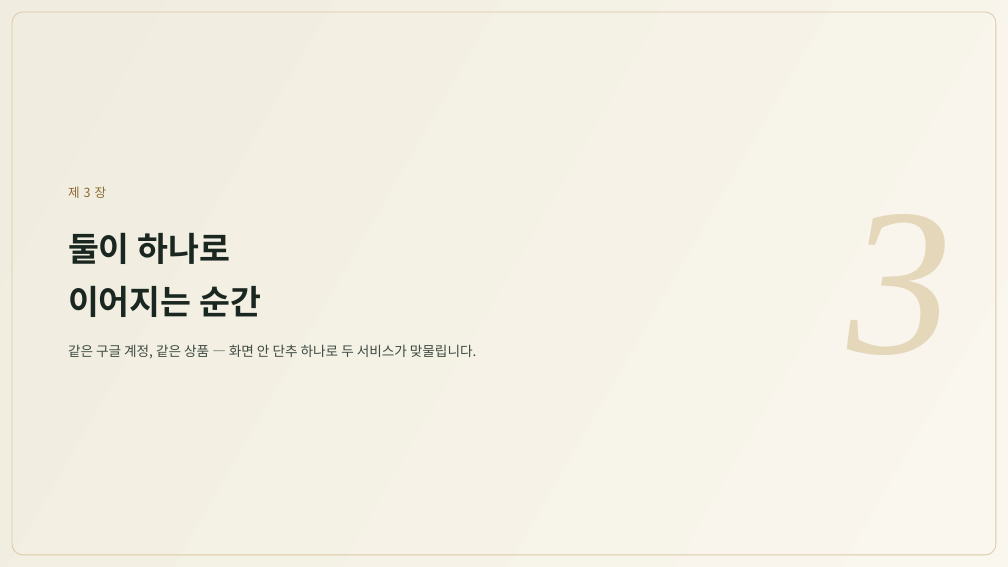
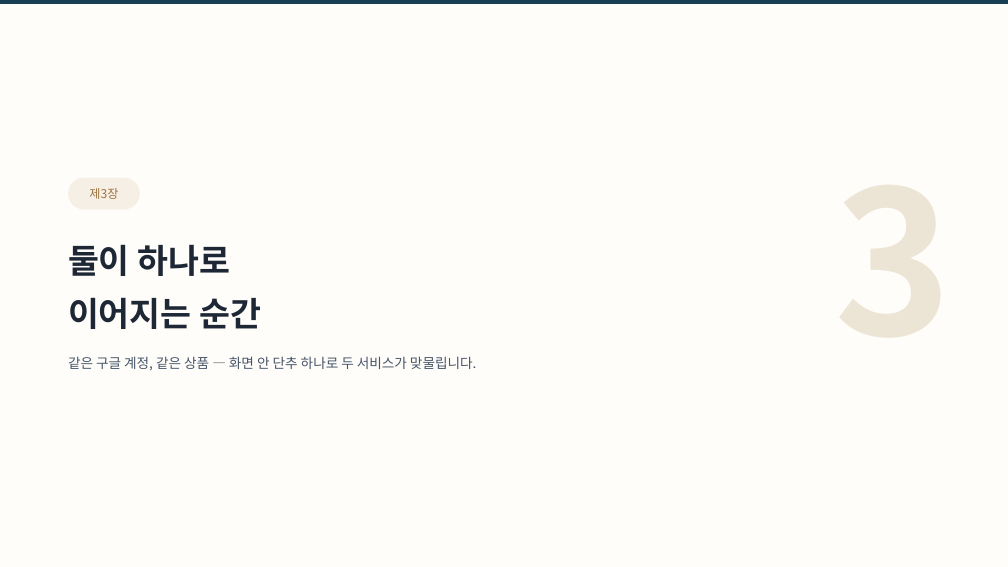
Before and after one commit to ramiteacher/searchmaster-x-freecanvas, a slide deck: slide 14 of slides.pptx. Drawn at 1008x567 pixels with LibreOffice and Linux fonts; fonts in the diff are those of the drawing. Boxes give left, top, right and bottom in pixels: in the first picture for what was removed or moved away, otherwise in the second. Text is boxed around its words. In the diff, an @@ line names an element or a change of style, - is before the commit and + after.

```diff
--- a/slides.pptx
+++ b/slides.pptx
@@ rectangle at (x1=0, y1=0, x2=1008, y2=567): fill gradient #FAF7EE to #F0ECDF to #FFFDF9 @@
@@ rectangle added at (x1=0, y1=0, x2=1008, y2=4), fill #173F54 @@
@@ rounded rectangle removed at (x1=12, y1=12, x2=996, y2=555) @@
@@ rounded rectangle added at (x1=68, y1=178, x2=140, y2=209), fill #F6EFE5, 11.5 pt, text #9A7440 @@
+제3장
@@ text at (x1=68, y1=186, x2=80, y2=198): paragraph removed @@
-제3장
@@ text "둘이 하나로" moved from (x1=68, y1=186, x2=476, y2=359) to (x1=68, y1=244, x2=476, y2=371) @@
@@ text "둘이 하나로" at (x1=68, y1=244, x2=476, y2=371): text colour #1A2721 to #1D2735 in "둘이 하나로", "이어지는 순간"; text colour #3D4B43 to #455569 in "같은 구글 계정, 같은 상품 — 화면 ..."; line spacing 1.3 to 1.32; line spacing 1.4 to 1.45; less space between paragraphs @@
```
Also in this commit, not shown: 16 other slides changed.
